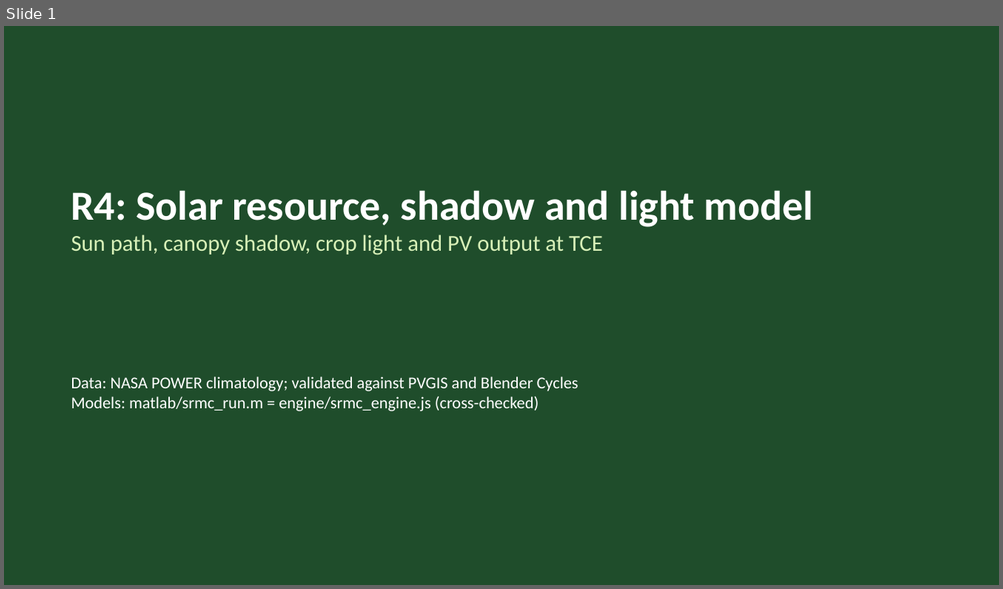
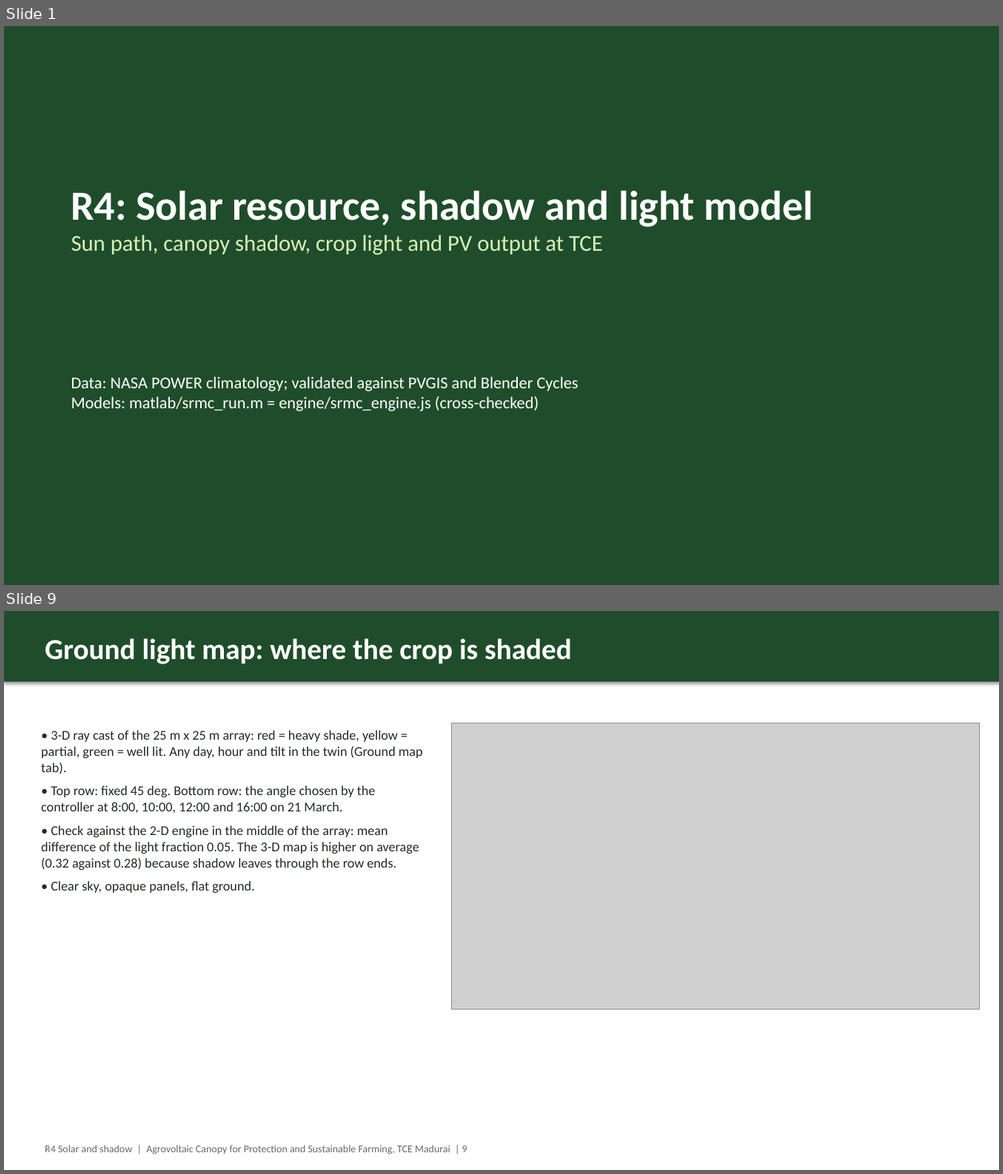
Before and after one commit to thanwin19/agrovoltaic-canopy-srmc, a slide deck: Proof/08_Reports_and_Posters/review_decks/Review2_Solar_and_Shadow.pptx. Shown one above the other, each under a label of ours: slide 1 before the commit, slides 1 and 9 after it; the slides between them are not shown. The pictures are 1003x589 and 1003x1174 pixels, drawn with LibreOffice and Linux fonts; fonts in the diff are those of the drawing; grey boxes stand for pictures. Boxes give left, top, right and bottom in pixels: in the first picture for what was removed or moved away, otherwise in the second. Text is boxed around its words. In the diff, an @@ line names an element or a change of style, - is before the commit and + after.

```diff
--- a/Proof/08_Reports_and_Posters/review_decks/Review2_Solar_and_Shadow.pptx
+++ b/Proof/08_Reports_and_Posters/review_decks/Review2_Solar_and_Shadow.pptx
@@ slide 9 added at [4, 611, 999, 1170], background #FFFFFF @@
@@ rectangle added at [4, 611, 999, 682], fill #1F4D2B @@
@@ text added at [45, 638, 572, 664], 28 pt, text #FFFFFF, bold @@
+Ground light map: where the crop is shaded
@@ text added at [41, 730, 423, 893], 13 pt, text #222B22 @@
+• 3-D ray cast of the 25 m x 25 m array: red = heavy shade, yellow = partial, green = well lit. Any day, hour and tilt in the twin (Ground map tab).
+• Top row: fixed 45 deg. Bottom row: the angle chosen by the controller at 8:00, 10:00, 12:00 and 16:00 on 21 March.
+• Check against the 2-D engine in the middle of the array: mean difference of the light fraction 0.05. The 3-D map is higher on average (0.32 against 0.28) because shadow leaves through the row ends.
+• Clear sky, opaque panels, flat ground.
@@ picture added at [452, 723, 979, 1010] @@
@@ text added at [45, 1145, 467, 1155], 10 pt, text #666B66 @@
+R4 Solar and shadow | Agrovoltaic Canopy for Protection and Sustainable Farming, TCE Madurai | 9
```
Also in this commit, not shown: 1 slide changed, 1 other slide added, 18 other files.
